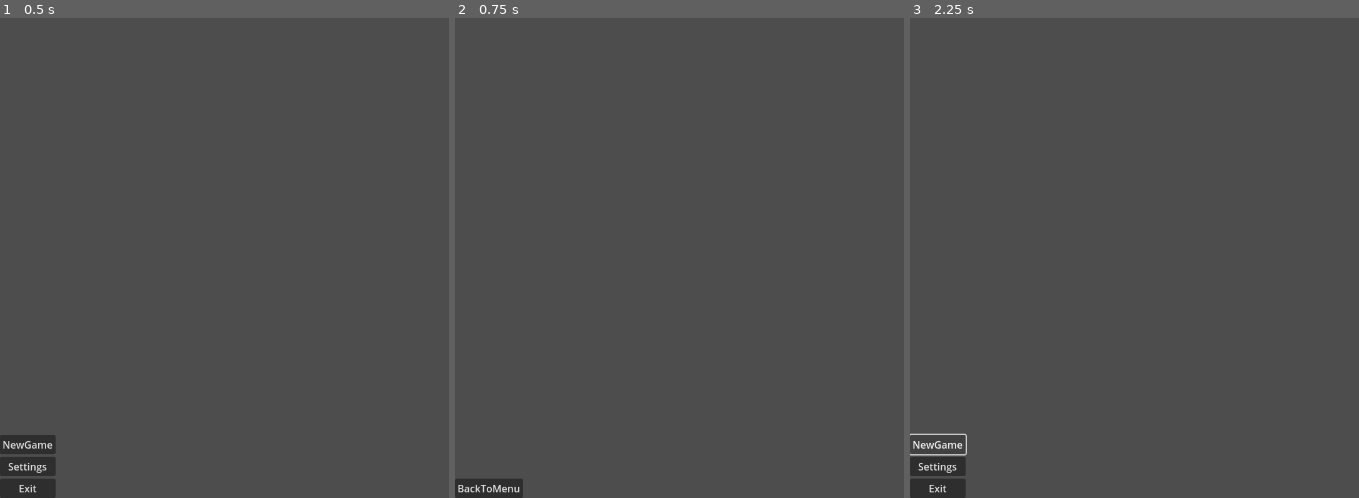
Above: before the commit, frames 1-3 (left to right).
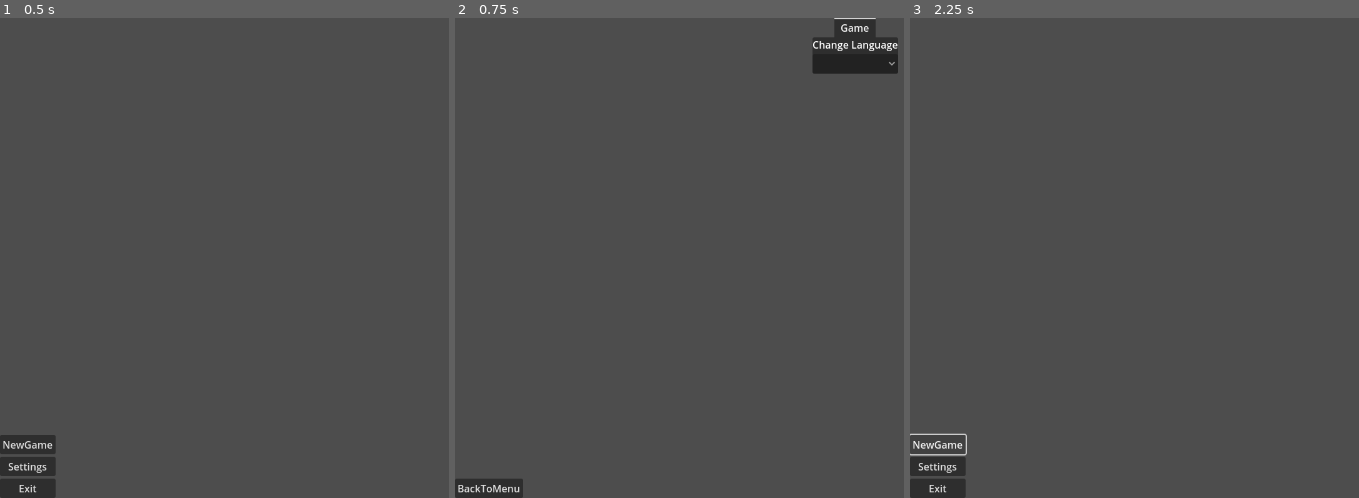
Above: after the commit, the same moments.

Repository: johmaru/BangDreamer
Game: Godot game, scene res://MainMenu.tscn
Two runs of this game, one before a commit and one after it. Both use one fixed random seed, a clock stepped at 60 frames per second and the inputs below.
Inputs:
- Up to frame 1 (0.5 s): no input
- Up to frame 2 (0.75 s): click "Settings" at 0.5 s
- Up to frame 3 (2.25 s): click "BackToMenu" at 1.25 s; click "NewGame" at 2 s

Frame 1 is identical in both runs. In frame 2, 1.7% of the frame differs, in the area x 79-99%, y 0-12%; in frame 3, nothing differs.

Commit message:
言語変更システム追加 + 設定画面追加

Diff:
--- /dev/null
+++ b/Lang/LangTrans.csv
@@ -0,0 +1,9 @@
+keys,en,ja
+SETTINGS,Settings,設定
+EXIT,Exit,終了
+NEWGAME,NewGame,新しいゲーム
+BACK,BackToMenu,メニューに戻る
+GAME,Game,ゲーム
+LangLabel,"Change Language",言語を変更する
+LangButtonEN,English,英語
+LangButtonJP,Japanese,日本語
--- a/MainMenu.tscn
+++ b/MainMenu.tscn
@@ -25,18 +25,15 @@
 
 [node name="NewGame" type="Button" parent="MarginContainer/VBoxContainer"]
 layout_mode = 2
-text = "NewGame"
-language = "en"
+text = "NEWGAME"
 
 [node name="Settings" type="Button" parent="MarginContainer/VBoxContainer"]
 layout_mode = 2
-text = "Settings"
-language = "en"
+text = "SETTINGS"
 
 [node name="Exit" type="Button" parent="MarginContainer/VBoxContainer"]
 layout_mode = 2
-text = "Exit"
-language = "en"
+text = "EXIT"
 
 [connection signal="pressed" from="MarginContainer/VBoxContainer/Settings" to="." method="_on_settings_pressed"]
 [connection signal="pressed" from="MarginContainer/VBoxContainer/Exit" to="." method="_on_exit_pressed"]
--- a/MainMenuControlScene/SettingsMenu.gd
+++ b/MainMenuControlScene/SettingsMenu.gd
@@ -3,8 +3,7 @@
 
 # Called when the node enters the scene tree for the first time.
 func _ready():
-	pass # Replace with function body.
-
+	pass
 
 # Called every frame. 'delta' is the elapsed time since the previous frame.
 func _process(delta):
@@ -13,3 +12,13 @@
 
 func _on_button_pressed():
 	get_tree().change_scene_to_file("res://MainMenu.tscn")
+
+
+
+
+func _on_lang_button_item_selected(index):
+	match index:
+		0:
+			TranslationServer.set_locale("en-US")
+		1:
+			TranslationServer.set_locale("ja-JP")
--- a/MainMenuControlScene/SettingsMenu.tscn
+++ b/MainMenuControlScene/SettingsMenu.tscn
@@ -11,18 +11,51 @@
 grow_vertical = 2
 script = ExtResource("1_r61oa")
 
-[node name="MarginContainer" type="MarginContainer" parent="."]
+[node name="TOPMarginContainer" type="MarginContainer" parent="."]
+layout_mode = 1
+anchors_preset = 5
+anchor_left = 0.5
+anchor_right = 0.5
+offset_bottom = 31.0
+grow_horizontal = 2
+
+[node name="VBoxContainer" type="VBoxContainer" parent="TOPMarginContainer"]
+layout_mode = 2
+
+[node name="TabContainer" type="TabContainer" parent="TOPMarginContainer/VBoxContainer"]
+layout_mode = 2
+tab_alignment = 1
+
+[node name="Game" type="VBoxContainer" parent="TOPMarginContainer/VBoxContainer/TabContainer"]
+layout_mode = 2
+
+[node name="LangLabel" type="Label" parent="TOPMarginContainer/VBoxContainer/TabContainer/Game"]
+layout_mode = 2
+text = "LangLabel"
+horizontal_alignment = 1
+vertical_alignment = 1
+
+[node name="LangButton" type="OptionButton" parent="TOPMarginContainer/VBoxContainer/TabContainer/Game"]
+layout_mode = 2
+item_count = 2
+popup/item_0/text = "English"
+popup/item_0/id = 0
+popup/item_1/text = "Japanese"
+popup/item_1/id = 1
+
+[node name="BUTTOMMarginContainer" type="MarginContainer" parent="."]
 layout_mode = 1
 anchors_preset = 2
 anchor_top = 1.0
 anchor_bottom = 1.0
 grow_vertical = 0
 
-[node name="VBoxContainer" type="VBoxContainer" parent="MarginContainer"]
+[node name="VBoxContainer" type="VBoxContainer" parent="BUTTOMMarginContainer"]
 layout_mode = 2
 
-[node name="Back" type="Button" parent="MarginContainer/VBoxContainer"]
+[node name="Back" type="Button" parent="BUTTOMMarginContainer/VBoxContainer"]
 layout_mode = 2
-text = "BackToMenu"
+text = "BACK"
 
-[connection signal="pressed" from="MarginContainer/VBoxContainer/Back" to="." method="_on_button_pressed"]
+[connection signal="item_selected" from="TOPMarginContainer/VBoxContainer/TabContainer/Game/LangButton" to="." method="_on_lang_button_item_selected"]
+[connection signal="pressed" from="BUTTOMMarginContainer/VBoxContainer/Back" to="." method="_on_button_pressed"]
--- a/project.godot
+++ b/project.godot
@@ -19,3 +19,8 @@
 
 window/size/viewport_width=1280
 window/size/viewport_height=768
+
+[internationalization]
+
+locale/translation_remaps={}
+locale/translations=PackedStringArray("res://Lang/LangTrans.en.translation", "res://Lang/LangTrans.ja.translation")
Not shown, added: Lang/LangTrans.csv.import
Binary file added: Lang/LangTrans.en.translation
Binary file added: Lang/LangTrans.ja.translation
